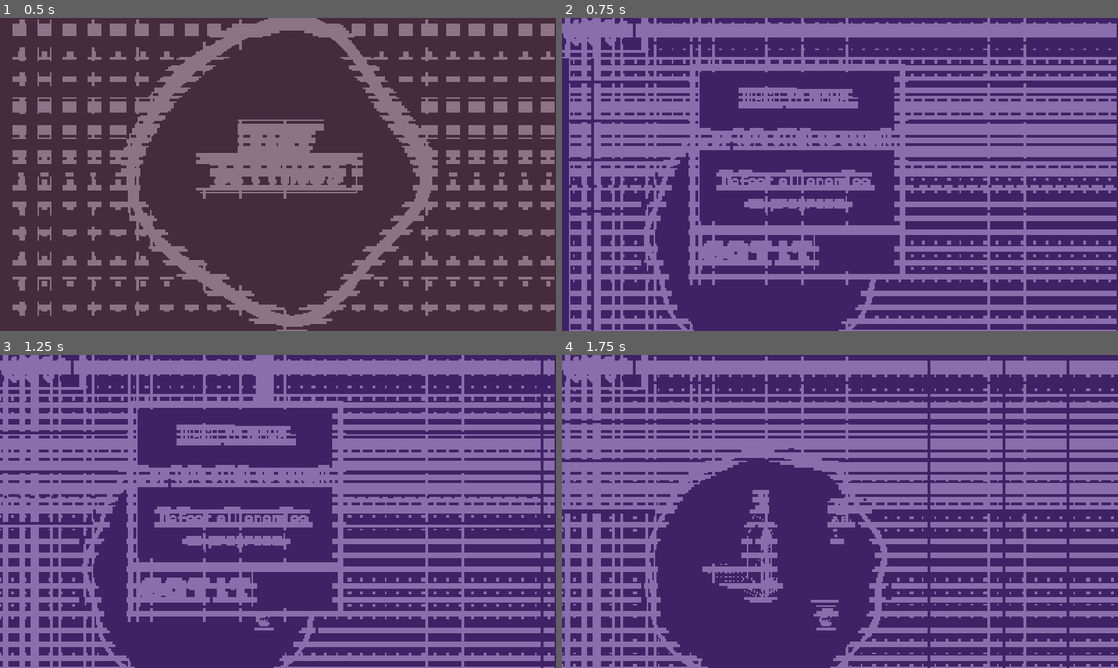
Above: before the commit, frames 1-4 (two rows, left to right).
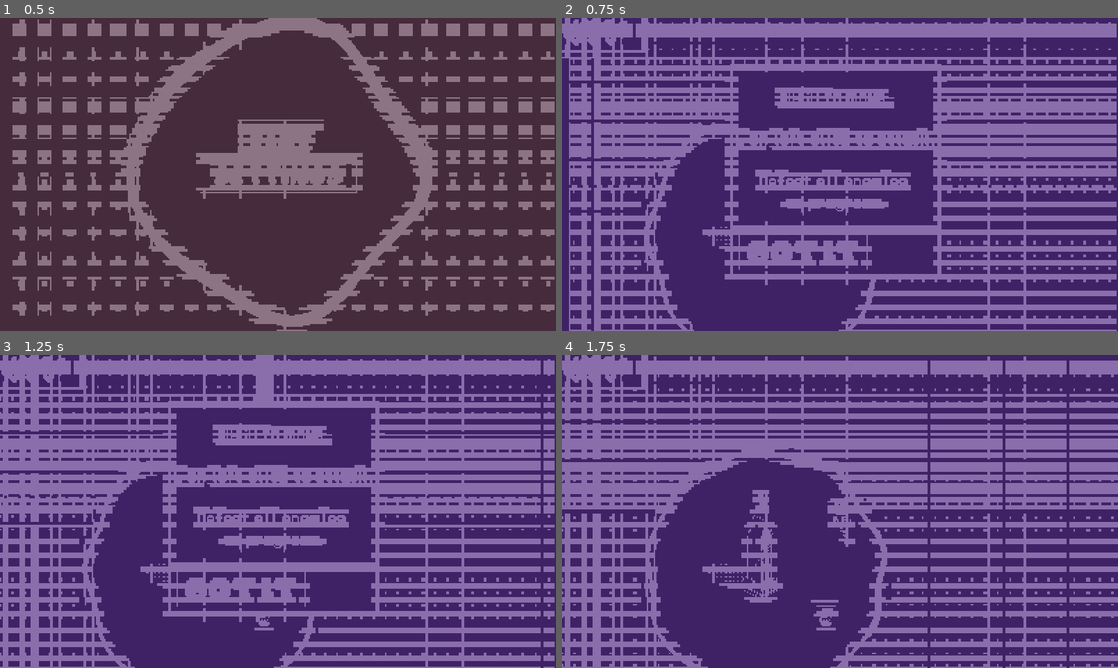
Above: after the commit, the same moments.

Repository: arrowira/shrine2Cjam
Game: Godot game, scene res://Scenes/main_menu.tscn
The game is run twice, just before and just after one commit, with the same random seed, the same clock (stepped at 60 frames per second) and the same inputs.
Inputs:
- Up to frame 1 (0.5 s): no input
- Up to frame 2 (0.75 s): click "PLAY" at 0.5 s
- Up to frame 3 (1.25 s): no input
- Up to frame 4 (1.75 s): click "Got it" at 1.25 s

Frame 1 is identical in both runs. In frame 2, 8.8% of the frame differs, in the area x 22-70%, y 14-86%; in frame 3, 8.9%; in frame 4, 0.1%.

Commit message:
polish and centering

Diff:
--- a/shrine-jam/Scenes/Projectile.tscn
+++ b/shrine-jam/Scenes/Projectile.tscn
@@ -1,7 +1,7 @@
 [gd_scene format=3 uid="uid://2ip36crkpwxl"]
 
 [ext_resource type="Script" uid="uid://c807aumkdgmqb" path="res://scripts/projectile.gd" id="1_k1cl8"]
-[ext_resource type="Texture2D" uid="uid://dkijon0mpp4ce" path="res://Sprites/icon.svg" id="2_y0kec"]
+[ext_resource type="Texture2D" uid="uid://b12tgq7y20in4" path="res://Sprites/arrow-1.png.png" id="2_k1cl8"]
 
 [sub_resource type="CircleShape2D" id="CircleShape2D_k3uy8"]
 radius = 27.018513
@@ -10,9 +10,10 @@
 script = ExtResource("1_k1cl8")
 
 [node name="Icon" type="Sprite2D" parent="." unique_id=443045994]
-position = Vector2(1.5, -0.5)
-scale = Vector2(0.5546875, 0.13281251)
-texture = ExtResource("2_y0kec")
+texture_filter = 1
+rotation = 1.5785741
+scale = Vector2(4, 4)
+texture = ExtResource("2_k1cl8")
 
 [node name="ProjectileHurtBox" type="Area2D" parent="." unique_id=1028670663]
 
--- a/shrine-jam/Scenes/grunt_ghost.tscn
+++ b/shrine-jam/Scenes/grunt_ghost.tscn
@@ -24,6 +24,7 @@
 
 [node name="AudioStreamPlayer" type="AudioStreamPlayer" parent="." unique_id=2107883053]
 stream = ExtResource("3_x10qx")
+volume_db = -15.0
 autoplay = true
 
 [node name="AudioStreamPlayer2" type="AudioStreamPlayer" parent="." unique_id=1292789220]
--- a/shrine-jam/Scenes/main.tscn
+++ b/shrine-jam/Scenes/main.tscn
@@ -130,31 +130,31 @@
 
 [node name="ColorRect" type="ColorRect" parent="CanvasLayer/Tutorials/tut1" unique_id=1863334406]
 layout_mode = 0
-offset_left = 375.0
+offset_left = 483.0
 offset_top = 131.0
-offset_right = 984.0
+offset_right = 1092.0
 offset_bottom = 751.0
 
 [node name="ColorRect2" type="ColorRect" parent="CanvasLayer/Tutorials/tut1" unique_id=1225430594]
 layout_mode = 0
-offset_left = 386.0
+offset_left = 494.0
 offset_top = 142.0
-offset_right = 971.0
+offset_right = 1079.0
 offset_bottom = 741.0
 color = Color(0, 0, 0, 1)
 
 [node name="ColorRect3" type="ColorRect" parent="CanvasLayer/Tutorials/tut1" unique_id=1511943895]
 layout_mode = 0
-offset_left = 375.0
+offset_left = 483.0
 offset_top = 596.0
-offset_right = 981.0
+offset_right = 1089.0
 offset_bottom = 607.0
 
 [node name="RichTextLabel" type="RichTextLabel" parent="CanvasLayer/Tutorials/tut1" unique_id=615120258]
 layout_mode = 0
-offset_left = 377.0
+offset_left = 485.0
 offset_top = 134.0
-offset_right = 984.0
+offset_right = 1092.0
 offset_bottom = 609.0
 theme_override_fonts/normal_font = ExtResource("11_d1ilt")
 theme_override_font_sizes/normal_font_size = 60
@@ -170,9 +170,9 @@
 
 [node name="Play" type="Button" parent="CanvasLayer/Tutorials/tut1" unique_id=868391871]
 layout_mode = 0
-offset_left = 402.0
+offset_left = 510.0
 offset_top = 622.0
-offset_right = 729.0
+offset_right = 879.0
 offset_bottom = 726.0
 mouse_filter = 1
 theme_override_colors/font_color = Color(1, 1, 1, 1)
@@ -191,32 +191,32 @@
 
 [node name="ColorRect" type="ColorRect" parent="CanvasLayer/Tutorials/tut2" unique_id=1126250930]
 layout_mode = 0
-offset_left = 375.0
-offset_top = 131.0
-offset_right = 984.0
-offset_bottom = 751.0
+offset_left = 467.0
+offset_top = 136.0
+offset_right = 1076.0
+offset_bottom = 756.0
 
 [node name="ColorRect2" type="ColorRect" parent="CanvasLayer/Tutorials/tut2" unique_id=960783864]
 layout_mode = 0
-offset_left = 386.0
-offset_top = 142.0
-offset_right = 971.0
-offset_bottom = 741.0
+offset_left = 478.0
+offset_top = 147.0
+offset_right = 1063.0
+offset_bottom = 746.0
 color = Color(0, 0, 0, 1)
 
 [node name="ColorRect3" type="ColorRect" parent="CanvasLayer/Tutorials/tut2" unique_id=1885961599]
 layout_mode = 0
-offset_left = 375.0
-offset_top = 596.0
-offset_right = 981.0
-offset_bottom = 607.0
+offset_left = 467.0
+offset_top = 601.0
+offset_right = 1073.0
+offset_bottom = 612.0
 
 [node name="RichTextLabel" type="RichTextLabel" parent="CanvasLayer/Tutorials/tut2" unique_id=1646765890]
 layout_mode = 0
-offset_left = 377.0
-offset_top = 150.0
-offset_right = 984.0
-offset_bottom = 625.0
+offset_left = 469.0
+offset_top = 155.0
+offset_right = 1076.0
+offset_bottom = 630.0
 theme_override_fonts/normal_font = ExtResource("11_d1ilt")
 theme_override_font_sizes/normal_font_size = 60
 bbcode_enabled = true
@@ -231,10 +231,10 @@
 
 [node name="Play" type="Button" parent="CanvasLayer/Tutorials/tut2" unique_id=555872364]
 layout_mode = 0
-offset_left = 402.0
-offset_top = 622.0
-offset_right = 729.0
-offset_bottom = 726.0
+offset_left = 494.0
+offset_top = 627.0
+offset_right = 843.0
+offset_bottom = 731.0
 mouse_filter = 1
 theme_override_colors/font_color = Color(1, 1, 1, 1)
 theme_override_colors/font_hover_color = Color(0, 0, 0, 1)
Binary file added: shrine-jam/Sprites/arrow-1.png.png
Not shown, added: shrine-jam/Sprites/arrow-1.png.png.import
